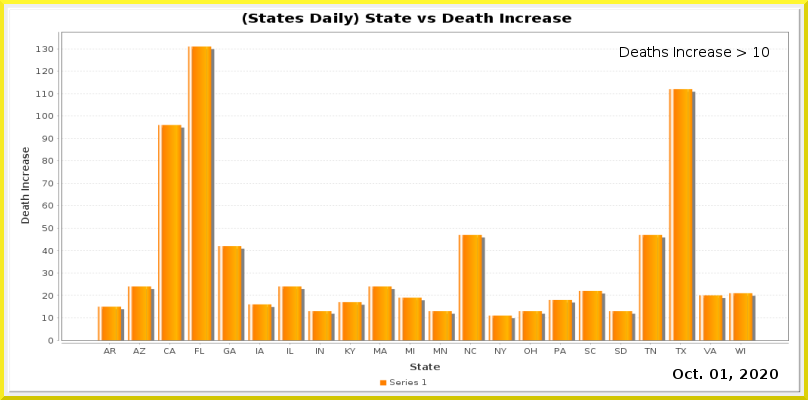
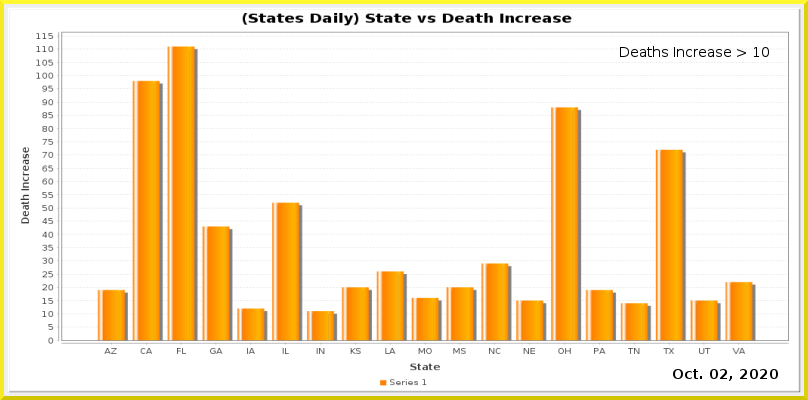
Revision of a layered 808 × 400 image; what changed, layer by layer:
painted on "Current Date" over [720, 369, 727, 379]
painted on "Date_vs_TestIncrease.png" over [36, 33, 789, 354]
